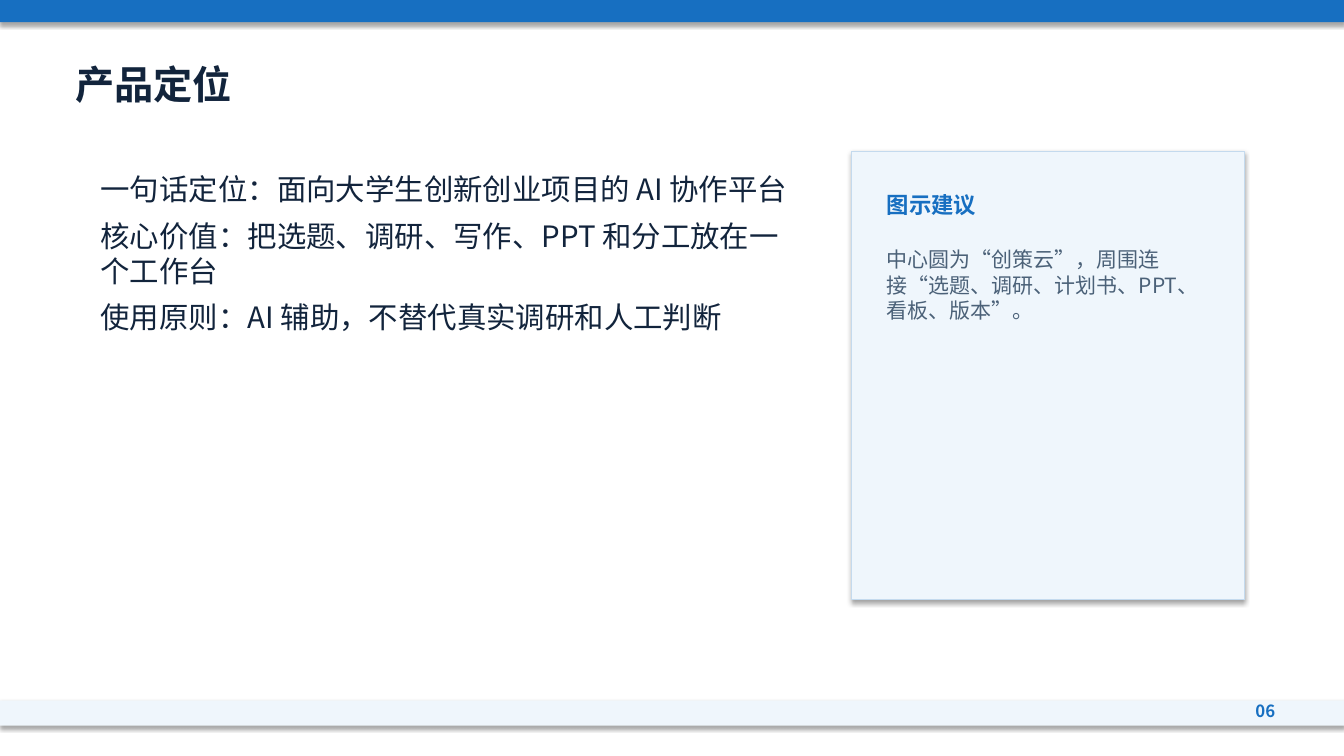
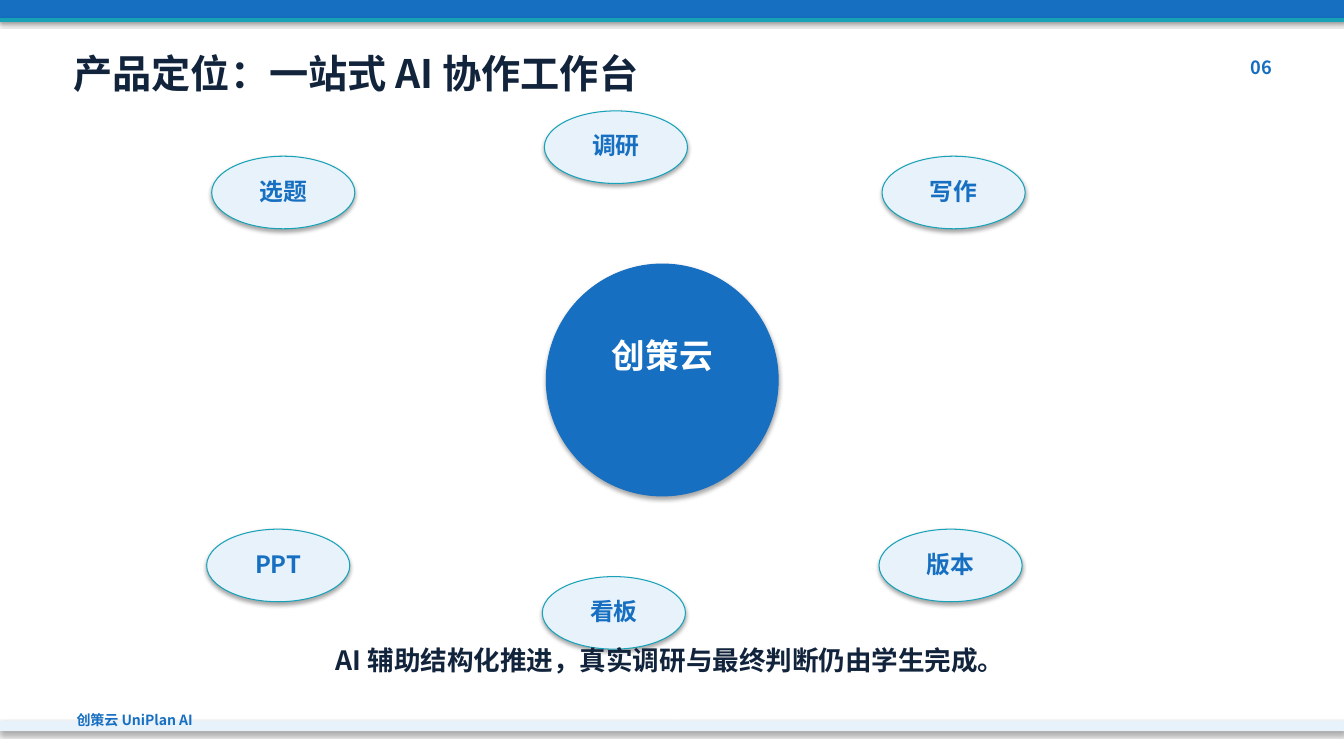
Before and after one commit to heixuan-vsmenghu/Innovation-and-entrepreneurship-project, a slide deck: slide 6 of deliverables/创策云UniPlanAI课堂汇报.pptx. Drawn at 1344x756 pixels with LibreOffice and Linux fonts; fonts in the diff are those of the drawing. Boxes give left, top, right and bottom in pixels: in the first picture for what was removed or moved away, otherwise in the second. Text is boxed around its words. In the diff, an @@ line names an element or a change of style, - is before the commit and + after.

```diff
--- a/deliverables/创策云UniPlanAI课堂汇报.pptx
+++ b/deliverables/创策云UniPlanAI课堂汇报.pptx
@@ rectangle resized from (x1=0, y1=0, x2=1344, y2=22) to (x1=0, y1=0, x2=1344, y2=18) @@
@@ rectangle at (x1=0, y1=0, x2=1344, y2=18): outline none to #176FC1 0.75 pt @@
@@ rectangle resized from (x1=0, y1=701, x2=1344, y2=726) to (x1=0, y1=18, x2=1344, y2=21) @@
@@ rectangle at (x1=0, y1=18, x2=1344, y2=21): fill #EFF6FC to #17A2B8; outline none to #17A2B8 0.75 pt @@
@@ text at (x1=74, y1=54, x2=638, y2=92): text changed @@
-产品定位
+产品定位：一站式 AI 协作工作台
@@ text "06" moved from (x1=1255, y1=704, x2=1275, y2=717) to (x1=1251, y1=60, x2=1272, y2=75) @@
@@ text "06" at (x1=1251, y1=60, x2=1272, y2=75): size 12 to 13 pt @@
@@ ellipse added at (x1=544, y1=111, x2=688, y2=184), fill #E7F2FB, outline #17A2B8 0.75 pt @@
@@ text added at (x1=592, y1=134, x2=640, y2=156), 17 pt, text #176FC1, bold @@
+调研
@@ text removed at (x1=101, y1=175, x2=787, y2=331) @@
-一句话定位：面向大学生创新创业项目的 AI 协作平台
-核心价值：把选题、调研、写作、PPT 和分工放在一个工作台
-使用原则：AI 辅助，不替代真实调研和人工判断
@@ ellipse added at (x1=212, y1=156, x2=355, y2=229), fill #E7F2FB, outline #17A2B8 0.75 pt @@
@@ rectangle removed at (x1=852, y1=151, x2=1245, y2=600) @@
@@ ellipse added at (x1=882, y1=156, x2=1025, y2=229), fill #E7F2FB, outline #17A2B8 0.75 pt @@
@@ text added at (x1=259, y1=180, x2=307, y2=202), 17 pt, text #176FC1, bold @@
+选题
@@ text removed at (x1=887, y1=194, x2=976, y2=215) @@
-图示建议
@@ text added at (x1=930, y1=180, x2=978, y2=202), 17 pt, text #176FC1, bold @@
+写作
@@ ellipse added at (x1=546, y1=264, x2=778, y2=496), fill #176FC1, outline #176FC1 0.75 pt @@
@@ text removed at (x1=887, y1=249, x2=1199, y2=320) @@
-中心圆为“创策云”，周围连接“选题、调研、计划书、PPT、看板、版本”。
@@ text added at (x1=612, y1=339, x2=713, y2=371), 24 pt, text #FFFFFF, bold @@
+创策云
@@ ellipse added at (x1=207, y1=529, x2=350, y2=602), fill #E7F2FB, outline #17A2B8 0.75 pt @@
@@ ellipse added at (x1=879, y1=529, x2=1022, y2=602), fill #E7F2FB, outline #17A2B8 0.75 pt @@
@@ text added at (x1=255, y1=555, x2=301, y2=573), 17 pt, text #176FC1, bold @@
+PPT
@@ text added at (x1=927, y1=552, x2=975, y2=575), 17 pt, text #176FC1, bold @@
+版本
@@ ellipse added at (x1=542, y1=577, x2=686, y2=649), fill #E7F2FB, outline #17A2B8 0.75 pt @@
@@ text added at (x1=590, y1=600, x2=638, y2=622), 17 pt, text #176FC1, bold @@
+看板
@@ text added at (x1=336, y1=643, x2=1005, y2=674), 19 pt, text #12243C, bold @@
+AI 辅助结构化推进，真实调研与最终判断仍由学生完成。
@@ text added at (x1=77, y1=713, x2=193, y2=727), 10 pt, text #176FC1, bold @@
+创策云 UniPlan AI
@@ rectangle added at (x1=0, y1=722, x2=1344, y2=731), fill #E7F2FB, outline #E7F2FB 0.75 pt @@
```
Also in this commit, not shown: 11 other slides changed, 3 slides added, 3 slides removed, 3 other files.
